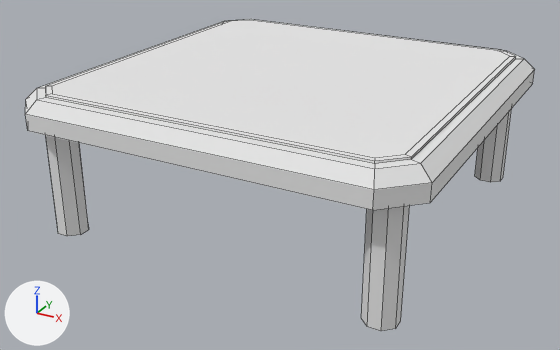
The OBJ model Assets/Models/table small.obj, before and after one commit.
Before and after are seen from a camera (50 mm lens) standing at (2.99, -4.17, 3.08) and looking at (-0.05, 1.36, 0.31). The axes (+X, +Y, +Z) are drawn at lower left. The lights are the same throughout. Mesh edges are drawn as thin lines. Where no turn or scale is listed for an object, it has been applied to the vertices.

The older version as bpy lines, for what is in view:
```python
mat_wood = principled_material('wood')
mat_wood.base_color = (0.8, 0.8, 0.8)  # white #e7e7e7
mat_wood.roughness = 1.0
mat_wood_highlight = principled_material('wood_highlight')
mat_wood_highlight.base_color = (0.8, 0.8, 0.8)  # white #e7e7e7
mat_wood_highlight.roughness = 1.0
me_cube_001_cube_003 = bpy.data.meshes.new('Cube.001_Cube.003')
me_cube_001_cube_003.from_pydata(...)  # 112 vertices, 82 faces; spans x -1.71..1.71, y -0.17..3.24, z 0.0..1.23
# faces by material slot: [81, 1]
me_cube_001_cube_003.materials.append(mat_wood)  # white #e7e7e7
me_cube_001_cube_003.materials.append(mat_wood_highlight)  # white #e7e7e7
ob_cube_001_cube_003 = bpy.data.objects.new('Cube.001_Cube.003', me_cube_001_cube_003)
ob_cube_001_cube_003.location = (0.0, 0.0, 0.0)
```
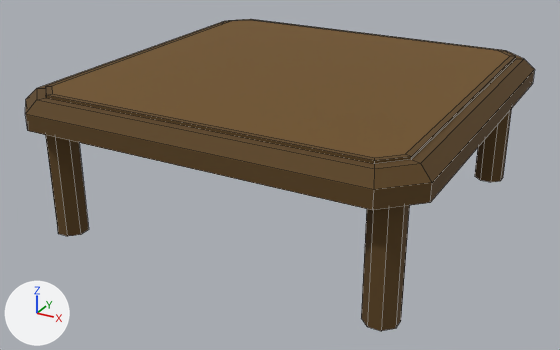
The edits, one by one:
Material 'wood' (mat_wood) changes colour from white #e7e7e7 to brown #5a411a; in linear values from (0.8, 0.8, 0.8) to (0.102, 0.0526, 0.0103).
Material 'wood_highlight' (mat_wood_highlight) changes colour from white #e7e7e7 to brown #705124; in linear values from (0.8, 0.8, 0.8) to (0.161, 0.0832, 0.0173).

What differs and where, as boxes (x1, y1, x2, y2) in the pictures (560 x 350 px):
'Cube.001_Cube.003', recoloured (white to brown): (25, 19, 535, 331) in both
